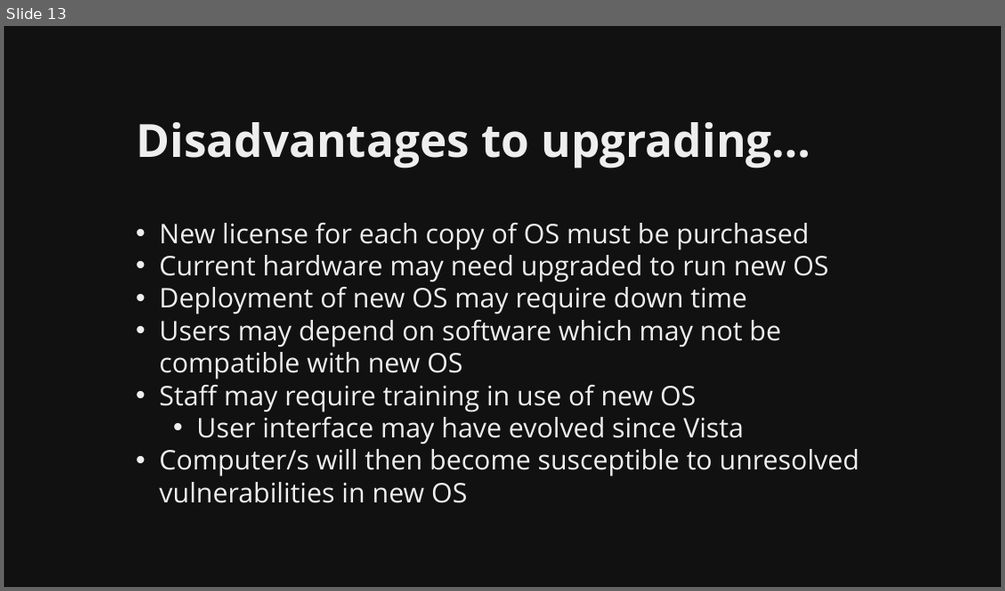
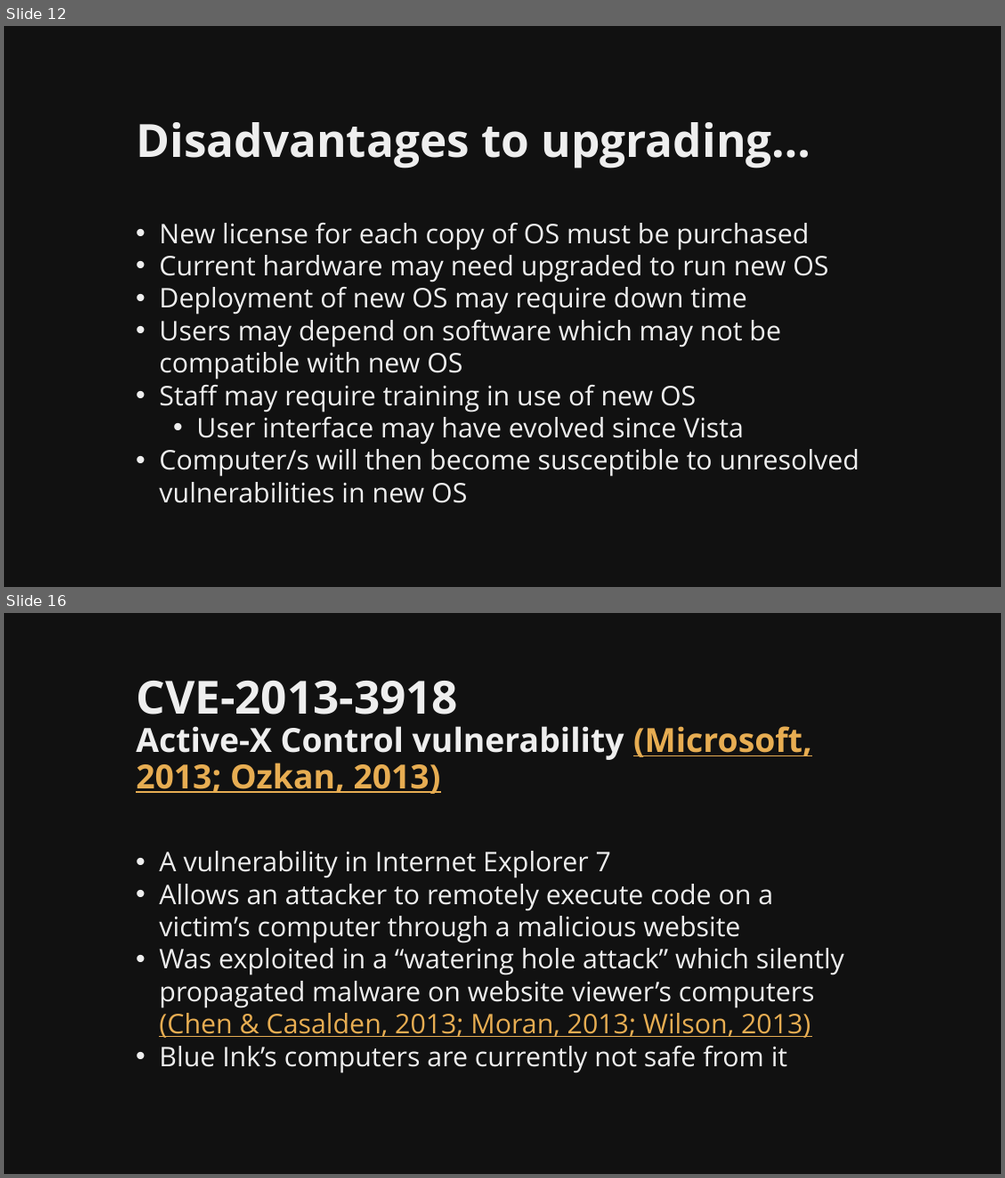
Before and after one commit to martymcflywa/ecu, a slide deck: year_1/sem_2/CSI1101_computer_security/0b_assignment_2_[22MAY15_0900]/dev/CSI1101_PONCE_A2_v01.pptx. Shown one above the other, each under a label of ours: slide 13 before the commit, slides 12 and 16 after it; the slides between them are not shown. The pictures are 1005x591 and 1005x1178 pixels, drawn with LibreOffice and Linux fonts; fonts in the diff are those of the drawing. Boxes give left, top, right and bottom in pixels: in the first picture for what was removed or moved away, otherwise in the second. Text is boxed around its words. In the diff, an @@ line names an element or a change of style, - is before the commit and + after.

```diff
--- a/year_1/sem_2/CSI1101_computer_security/0b_assignment_2_[22MAY15_0900]/dev/CSI1101_PONCE_A2_v01.pptx
+++ b/year_1/sem_2/CSI1101_computer_security/0b_assignment_2_[22MAY15_0900]/dev/CSI1101_PONCE_A2_v01.pptx
@@ slide 16 added at (4,613,1001,1174), background #111111 @@
@@ title added at (136,680,812,794), 32 pt, text #EEEEEE, bold @@
+CVE-2013-3918
+Active-X Control vulnerability (Microsoft, 2013; Ozkan, 2013)
@@ text added at (159,851,844,1073), 26 pt, text #EEEEEE @@
+• A vulnerability in Internet Explorer 7
+• Allows an attacker to remotely execute code on a victim’s computer through a malicious website
+• Was exploited in a “watering hole attack” which silently propagated malware on website viewer’s computers (Chen & Casalden, 2013; Moran, 2013; Wilson, 2013)
+• Blue Ink’s computers are currently not safe from it
@@ what was slide 13 is now slide 12 @@
```
Also in this commit, not shown: 4 slides changed, 7 other slides added, 1 slide removed, 3 other files.
